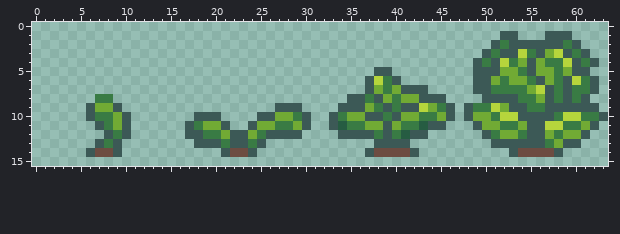
Pixel-art file, stored at Assets/2. Graphics/Plants/Cabbage.aseprite. The picture above is the old version.
64x16 pixels, 1 frame. The old version is drawn lined up with the new one.
Once edited:
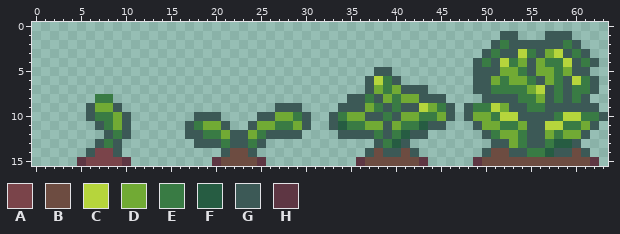
Palette (. is transparent): A #7a444a  B #6d4c41  C #b6d53c  D #71aa34  E #397b44  F #265c42  G #3c5956  H #5e3643
Changes in this commit:
{"change": "whole drawing moved by +0,-1 (the old picture is shown already moved)"}
{"y":13,"x":39,"old":"GG","new":"EF"}
{"y":13,"x":53,"old":"GG","new":"DE"}
{"y":13,"x":58,"old":"DG","new":"FF"}
{"y":14,"x":7,"old":"BB","new":"AA"}
{"y":14,"x":39,"old":"BB","new":"GG"}
{"y":14,"x":50,"old":"...","new":"GBB"}
{"y":14,"x":54,"old":"BBBB","new":"GEEF"}
{"y":14,"x":59,"old":"...","new":"GBG"}
{"y":15,"x":5,"old":"......","new":"HAAAAH"}
{"y":15,"x":20,"old":"......","new":"HBBBBH"}
{"y":15,"x":36,"old":"........","new":"HBBBBBBH"}
{"y":15,"x":49,"old":"..............","new":"HBBBBBBBBBBBBH"}
